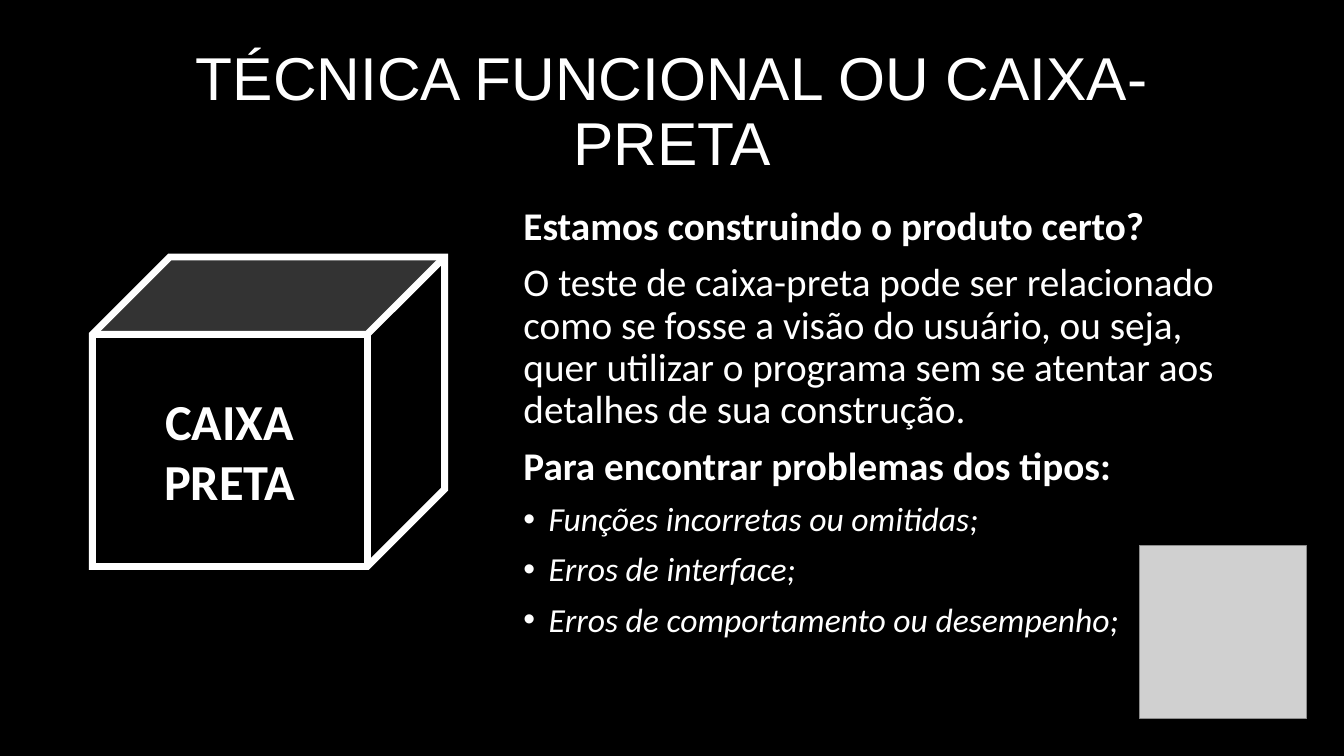
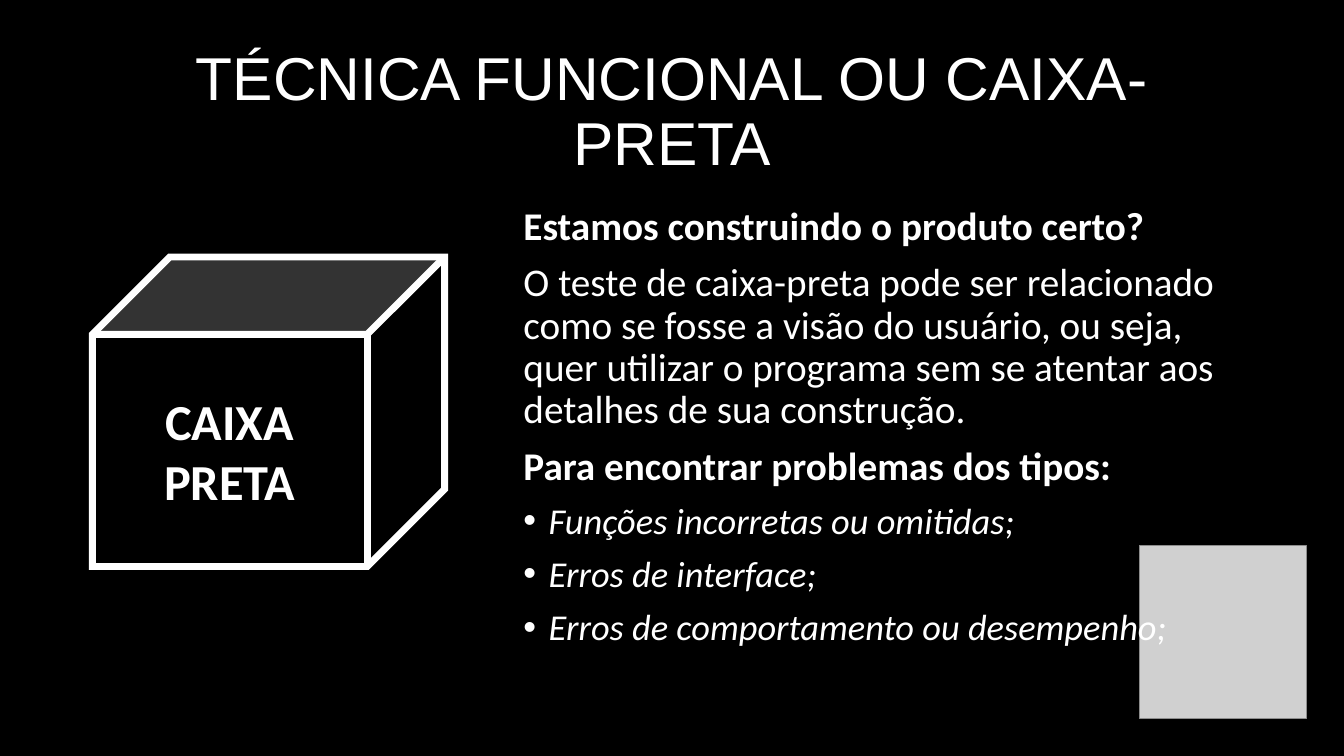
Before and after one commit to matheusclaudino/test-software, a slide deck: slide 35 of apresentacao/Apresentação - Teste de Software.pptx (slide 27 before the commit). Drawn at 1344x756 pixels with LibreOffice and Linux fonts; fonts in the diff are those of the drawing; grey boxes stand for pictures. Boxes give left, top, right and bottom in pixels: in the first picture for what was removed or moved away, otherwise in the second. Text is boxed around its words. In the diff, an @@ line names an element or a change of style, - is before the commit and + after.

```diff
--- a/apresentacao/Apresentação - Teste de Software.pptx
+++ b/apresentacao/Apresentação - Teste de Software.pptx
@@ text at <box>549,508,1166,649</box>: size 24 to 26 pt in "Funções incorretas ou omitidas;", "Erros de interface;", "Erros de comportamento ou desempenho;" @@
```
Also in this commit, not shown: 22 other slides changed, 10 slides added, 3 other files.
